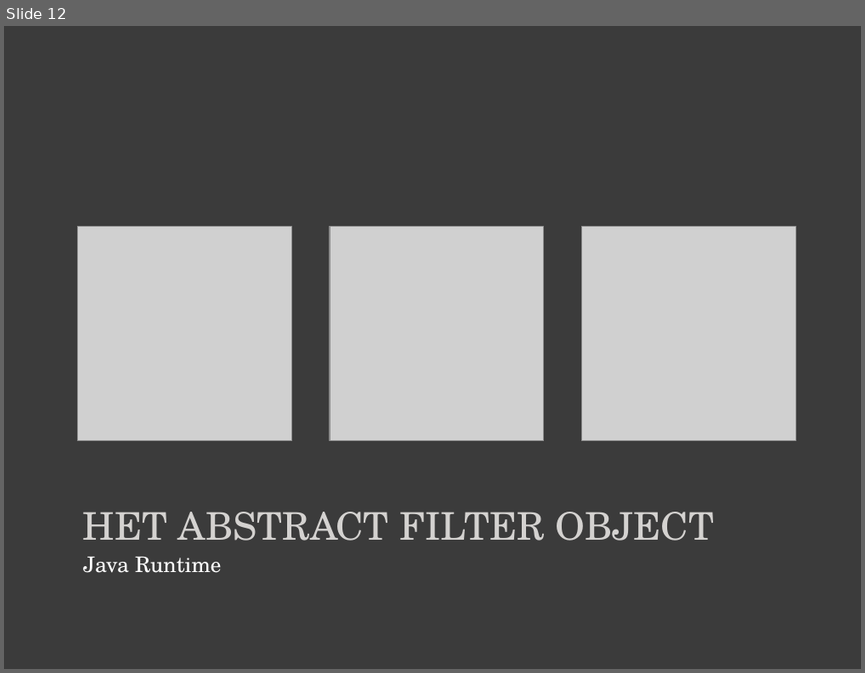
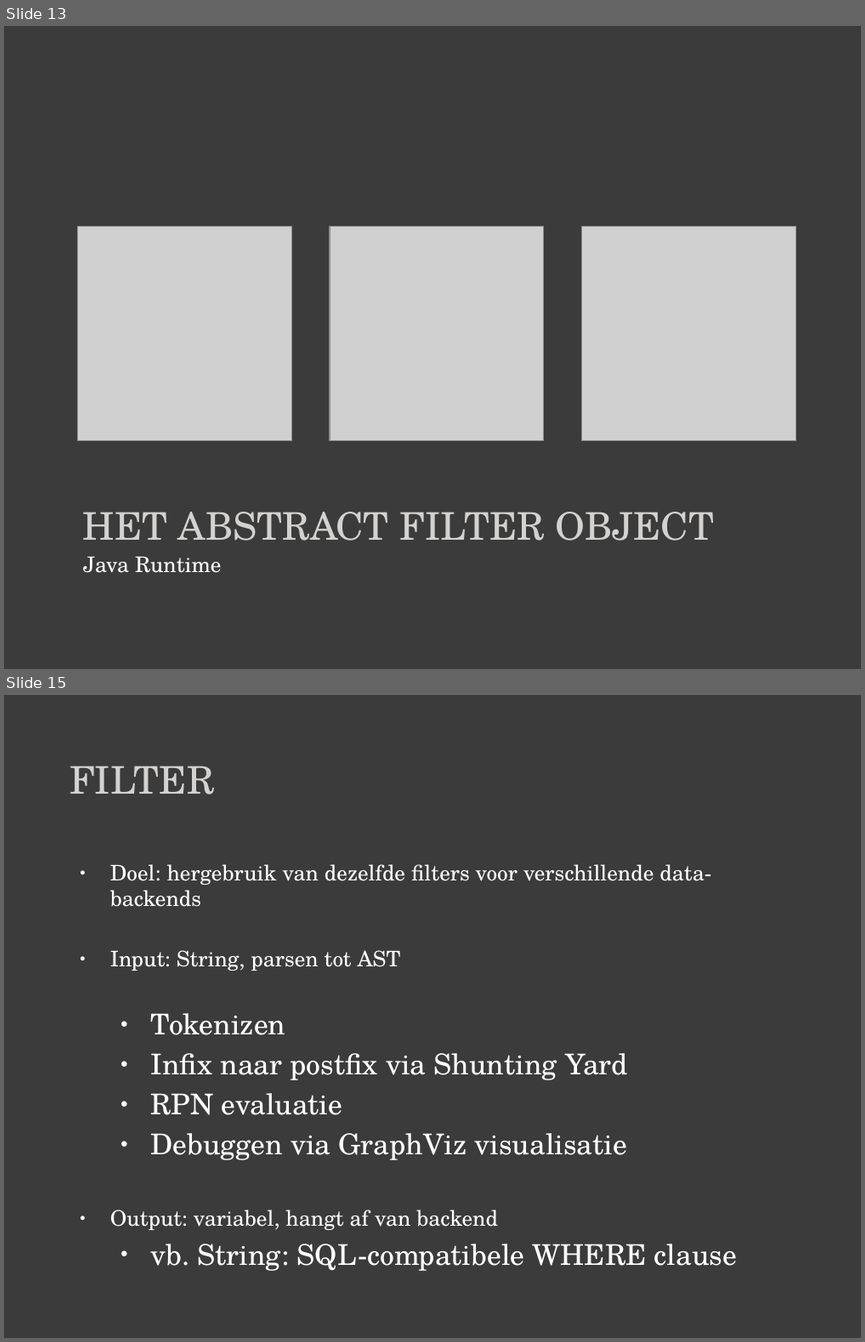
Before and after one commit to maleadt/stockplay, a slide deck: demo/Presentatie.pptx. Shown one above the other, each under a label of ours: slide 12 before the commit, slides 13 and 15 after it; the slides between them are not shown. The pictures are 865x673 and 865x1342 pixels, drawn with LibreOffice and Linux fonts; fonts in the diff are those of the drawing; grey boxes stand for pictures. Boxes give left, top, right and bottom in pixels: in the first picture for what was removed or moved away, otherwise in the second. Text is boxed around its words. In the diff, an @@ line names an element or a change of style, - is before the commit and + after.

```diff
--- a/demo/Presentatie.pptx
+++ b/demo/Presentatie.pptx
@@ slide 15 added at box(4, 695, 861, 1338), background #3B3B3B @@
@@ title added at box(69, 766, 214, 794), 32 pt, text #D4D2D0 @@
+FILTER
@@ text added at box(110, 864, 737, 1270), 18 pt, text #FFFFFF @@
+● Doel: hergebruik van dezelfde filters voor verschillende data-backends
+● Input: String, parsen tot AST
+  ● Tokenizen
+  ● Infix naar postfix via Shunting Yard
+  ● RPN evaluatie
+  ● Debuggen via GraphViz visualisatie
+● Output: variabel, hangt af van backend
+  ● vb. String: SQL-compatibele WHERE clause
@@ what was slide 12 is now slide 13 @@
```
Also in this commit, not shown: 3 other slides added.
